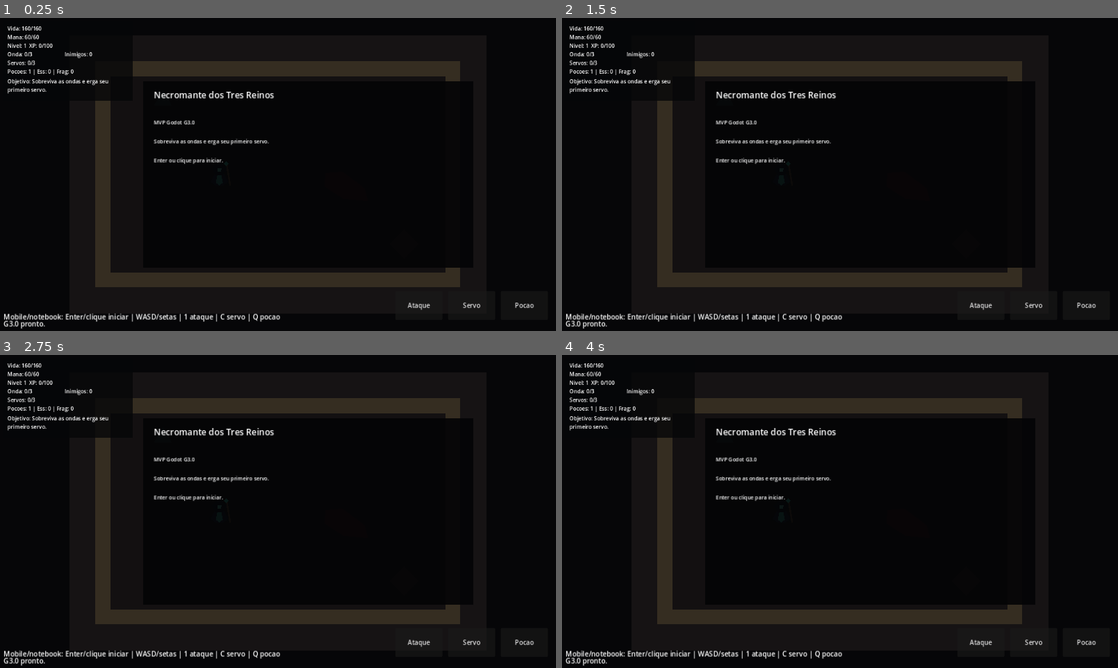
Above: before the commit, frames 1-4 (two rows, left to right).
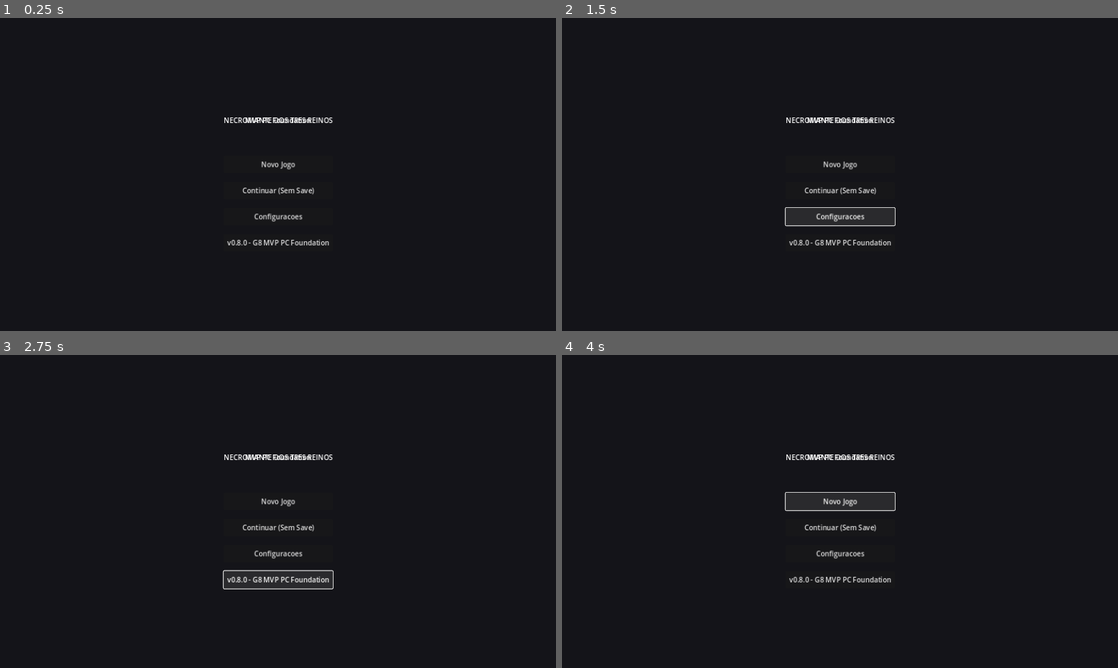
Above: after the commit, the same moments.

Repository: jefbarros/necromante-dos-tres-reinos
Game: Godot game, scene res://scenes/ui/MainMenu.tscn
Two runs of this game, one before a commit and one after it. Both use one fixed random seed, a clock stepped at 60 frames per second and the inputs below. Before the commit the project starts from res://scenes/Main.tscn.
Inputs (mouse positions are in pixels of both pictures, inside the frame that each line leads up to):
- Up to frame 1 (0.25 s): no input
- Up to frame 2 (1.5 s): click (840, 190) at 0.5 s, where only the run after the commit has a clickable "Continuar (Sem Save)"; click (840, 215) at 1.25 s, where only the run after the commit has a clickable "Configuracoes"
- Up to frame 3 (2.75 s): click (278, 580) at 2 s, where only the run after the commit has a clickable "v0.8.0 - G8 MVP PC Foundation"
- Up to frame 4 (4 s): click (840, 502) at 2.75 s, where only the run after the commit has a clickable "Novo Jogo"; click (840, 502) at 3.5 s, where only the run after the commit has a clickable "Novo Jogo"

The runs differ from the first frame. In frame 1, 10% of the frame differs, in the area x 0-96%, y 2-100%; in frame 2, 12%; in frame 3, 11%; in frame 4, 12%.
Error after the commit: Parse Error: Class "SimpleSaveManager" hides an autoload singleton. (res://scripts/save/SimpleSaveManager.gd:2)

Commit message:
feat(godot): add mvp pc foundation flow

Diff:
--- a/godot/project.godot
+++ b/godot/project.godot
@@ -6,8 +6,12 @@
 [application]
 
 config/name="Necromante dos Tres Reinos - Godot G4.0"
-run/main_scene="res://scenes/Main.tscn"
+run/main_scene="res://scenes/ui/MainMenu.tscn"
 config/features=PackedStringArray("4.2")
+
+[autoload]
+
+SimpleSaveManager="*res://scripts/save/SimpleSaveManager.gd"
 
 [display]
 
--- /dev/null
+++ b/godot/scenes/ui/MainMenu.tscn
@@ -0,0 +1,81 @@
+[gd_scene load_steps=2 format=3]
+
+[ext_resource type="Script" path="res://scripts/ui/MainMenu.gd" id="1_main_menu"]
+
+[node name="MainMenu" type="Control"]
+layout_mode = 3
+anchors_preset = 15
+anchor_right = 1.0
+anchor_bottom = 1.0
+grow_horizontal = 2
+grow_vertical = 2
+script = ExtResource("1_main_menu")
+
+[node name="Background" type="ColorRect" parent="."]
+layout_mode = 1
+anchors_preset = 15
+anchor_right = 1.0
+anchor_bottom = 1.0
+color = Color(0.08, 0.08, 0.1, 1)
+
+[node name="VBoxContainer" type="VBoxContainer" parent="."]
+layout_mode = 1
+anchors_preset = 8
+anchor_left = 0.5
+anchor_top = 0.5
+anchor_right = 0.5
+anchor_bottom = 0.5
+offset_left = -120.0
+offset_top = -120.0
+offset_right = 120.0
+offset_bottom = 120.0
+grow_horizontal = 2
+grow_vertical = 2
+theme_override_constants/separation = 20
+
+[node name="MarginContainer" type="MarginContainer" parent="VBoxContainer"]
+layout_mode = 2
+theme_override_constants/margin_top = 40
+
+[node name="TitleLabel" type="Label" parent="VBoxContainer/MarginContainer"]
+layout_mode = 2
+text = "NECROMANTE DOS TRES REINOS"
+horizontal_alignment = 1
+
+[node name="SubtitleLabel" type="Label" parent="VBoxContainer/MarginContainer"]
+layout_mode = 2
+text = "MVP PC Foundation"
+horizontal_alignment = 1
+
+[node name="Spacer" type="Control" parent="VBoxContainer"]
+custom_minimum_size = Vector2(0, 30)
+layout_mode = 2
+
+[node name="NewGameButton" type="Button" parent="VBoxContainer"]
+custom_minimum_size = Vector2(200, 40)
+layout_mode = 2
+text = "Novo Jogo"
+
+[node name="ContinueButton" type="Button" parent="VBoxContainer"]
+custom_minimum_size = Vector2(200, 40)
+layout_mode = 2
+text = "Continuar (Sem Save)"
+
+[node name="SettingsButton" type="Button" parent="VBoxContainer"]
+custom_minimum_size = Vector2(200, 40)
+layout_mode = 2
+text = "Configuracoes"
+
+[node name="QuitButton" type="Button" parent="VBoxContainer"]
+custom_minimum_size = Vector2(200, 40)
+layout_mode = 2
+text = "Sair"</[node name="VersionLabel" type="Label" parent="."]
+layout_mode = 1
+anchors_preset = 2
+anchor_top = 1.0
+anchor_bottom = 1.0
+offset_left = 20.0
+offset_top = -30.0
+offset_right = 200.0
+offset_bottom = -10.0
+text = "v0.8.0 - G8 MVP PC Foundation"
--- /dev/null
+++ b/godot/scenes/ui/PauseMenu.tscn
@@ -0,0 +1,79 @@
+[gd_scene load_steps=2 format=3]
+
+[ext_resource type="Script" path="res://scripts/ui/PauseMenu.gd" id="1_pause_menu"]
+
+[node name="PauseMenu" type="Control"]
+layout_mode = 3
+anchors_preset = 15
+anchor_right = 1.0
+anchor_bottom = 1.0
+grow_horizontal = 2
+grow_vertical = 2
+script = ExtResource("1_pause_menu")
+
+[node name="Background" type="ColorRect" parent="."]
+layout_mode = 1
+anchors_preset = 15
+anchor_right = 1.0
+anchor_bottom = 1.0
+color = Color(0.05, 0.05, 0.08, 0.85)
+
+[node name="VBoxContainer" type="VBoxContainer" parent="."]
+layout_mode = 1
+anchors_preset = 8
+anchor_left = 0.5
+anchor_top = 0.5
+anchor_right = 0.5
+anchor_bottom = 0.5
+offset_left = -100.0
+offset_top = -100.0
+offset_right = 100.0
+offset_bottom = 100.0
+grow_horizontal = 2
+grow_vertical = 2
+theme_override_constants/separation = 15
+
+[node name="MarginContainer" type="MarginContainer" parent="VBoxContainer"]
+layout_mode = 2
+theme_override_constants/margin_top = 30
+
+[node name="TitleLabel" type="Label" parent="VBoxContainer/MarginContainer"]
+layout_mode = 2
+text = "PAUSA"
+horizontal_alignment = 1
+
+[node name="ContinueButton" type="Button" parent="VBoxContainer"]
+custom_minimum_size = Vector2(180, 35)
+layout_mode = 2
+text = "Continuar"
+
+[node name="SaveButton" type="Button" parent="VBoxContainer"]
+custom_minimum_size = Vector2(180, 35)
+layout_mode = 2
+text = "Salvar"
+
+[node name="LoadButton" type="Button" parent="VBoxContainer"]
+custom_minimum_size = Vector2(180, 35)
+layout_mode = 2
+text = "Carregar"
+
+[node name="MenuButton" type="Button" parent="VBoxContainer"]
+custom_minimum_size = Vector2(180, 35)
+layout_mode = 2
+text = "Voltar ao Menu"
+
+[node name="QuitButton" type="Button" parent="VBoxContainer"]
+custom_minimum_size = Vector2(180, 35)
+layout_mode = 2
+text = "Sair"
+
+[node name="HintLabel" type="Label" parent="."]
+layout_mode = 1
+anchors_preset = 2
+anchor_top = 1.0
+anchor_bottom = 1.0
+offset_left = 20.0
+offset_top = -30.0
+offset_right = 250.0
+offset_bottom = -10.0
+text = "Esc para continuar"
--- /dev/null
+++ b/godot/scenes/ui/SettingsMenu.tscn
@@ -0,0 +1,104 @@
+[gd_scene load_steps=2 format=3]
+
+[ext_resource type="Script" path="res://scripts/ui/SettingsMenu.gd" id="1_settings_menu"]
+
+[node name="SettingsMenu" type="Control"]
+layout_mode = 3
+anchors_preset = 15
+anchor_right = 1.0
+anchor_bottom = 1.0
+grow_horizontal = 2
+grow_vertical = 2
+script = ExtResource("1_settings_menu")
+
+[node name="Background" type="ColorRect" parent="."]
+layout_mode = 1
+anchors_preset = 15
+anchor_right = 1.0
+anchor_bottom = 1.0
+color = Color(0.05, 0.05, 0.08, 0.9)
+
+[node name="VBoxContainer" type="VBoxContainer" parent="."]
+layout_mode = 1
+anchors_preset = 8
+anchor_left = 0.5
+anchor_top = 0.5
+anchor_right = 0.5
+anchor_bottom = 0.5
+offset_left = -150.0
+offset_top = -140.0
+offset_right = 150.0
+offset_bottom = 140.0
+grow_horizontal = 2
+grow_vertical = 2
+theme_override_constants/separation = 12
+
+[node name="MarginContainer" type="MarginContainer" parent="VBoxContainer"]
+layout_mode = 2
+theme_override_constants/margin_top = 20
+
+[node name="TitleLabel" type="Label" parent="VBoxContainer/MarginContainer"]
+layout_mode = 2
+text = "CONFIGURACOES"
+horizontal_alignment = 1
+
+[node name="MouseSensitivityLabel" type="Label" parent="VBoxContainer/MarginContainer"]
+layout_mode = 2
+text = "Sensibilidade do Mouse:"
+
+[node name="MouseSensitivitySlider" type="HSlider" parent="VBoxContainer/MarginContainer"]
+custom_minimum_size = Vector2(200, 0)
+layout_mode = 2
+min_value = 0.1
+max_value = 2.0
+step = 0.05
+value = 0.5
+
+[node name="MouseSensitivityValue" type="Label" parent="VBoxContainer/MarginContainer"]
+layout_mode = 2
+text = "0.50"
+horizontal_alignment = 1
+
+[node name="MasterVolumeLabel" type="Label" parent="VBoxContainer/MarginContainer"]
+layout_mode = 2
+text = "Volume Master:"
+
+[node name="MasterVolumeSlider" type="HSlider" parent="VBoxContainer/MarginContainer"]
+custom_minimum_size = Vector2(200, 0)
+layout_mode = 2
+min_value = 0.0
+max_value = 1.0
+step = 0.05
+value = 1.0
+
+[node name="MasterVolumeValue" type="Label" parent="VBoxContainer/MarginContainer"]
+layout_mode = 2
+text = "100%"
+horizontal_alignment = 1
+
+[node name="QualityLabel" type="Label" parent="VBoxContainer/MarginContainer"]
+layout_mode = 2
+text = "Qualidade Visual:"
+
+[node name="QualityOption" type="OptionButton" parent="VBoxContainer/MarginContainer"]
+custom_minimum_size = Vector2(200, 30)
+layout_mode = 2
+item_count = 3
+popup/item_0/text = "Low"
+popup/item_0/id = 0
+popup/item_1/text = "Medium"
+popup/item_1/id = 1
+popup/item_2/text = "High"
+popup/item_2/id = 2
+selected = 1
+
+[node name="FullscreenCheck" type="CheckButton" parent="VBoxContainer/MarginContainer"]
+custom_minimum_size = Vector2(200, 30)
+layout_mode = 2
+button_pressed = false
+text = "Tela Cheia"
+
+[node name="BackButton" type="Button" parent="VBoxContainer"]
+custom_minimum_size = Vector2(200, 35)
+layout_mode = 2
+text = "Voltar"
--- a/godot/scripts/player/PlayerController3D.gd
+++ b/godot/scripts/player/PlayerController3D.gd
@@ -63,9 +63,63 @@
 func _input(event: InputEvent) -> void:
 	if event is InputEventKey and event.pressed and not event.echo and event.keycode == KEY_ESCAPE:
 		if Input.mouse_mode == Input.MOUSE_MODE_CAPTURED:
-			Input.mouse_mode = Input.MOUSE_MODE_VISIBLE
+			# Toggle pause menu instead of just releasing mouse
+			_toggle_pause_menu()
 		else:
 			Input.mouse_mode = Input.MOUSE_MODE_CAPTURED
+			_close_pause_menu_if_open()
+
+
+func _toggle_pause_menu() -> void:
+	# Check if pause menu already exists
+	var existing_pause := get_tree().get_first_node_in_group("pause_menu")
+	if existing_pause != null:
+		# Close existing pause menu
+		existing_pause.queue_free()
+		get_tree().paused = false
+		Input.mouse_mode = Input.MOUSE_MODE_CAPTURED
+		return
+
+	# Open pause menu
+	var pause_scene := load("res://scenes/ui/PauseMenu.tscn")
+	if pause_scene == null:
+		print("PauseMenu.tscn not found")
+		Input.mouse_mode = Input.MOUSE_MODE_VISIBLE
+		return
+
+	get_tree().paused = true
+	Input.mouse_mode = Input.MOUSE_MODE_VISIBLE
+
+	var pause_menu := pause_scene.instantiate()
+	pause_menu.add_to_group("pause_menu")
+	get_tree().current_scene.add_child(pause_menu)
+
+	# Connect signals
+	pause_menu.requested_continue.connect(_on_pause_continue)
+	pause_menu.requested_save.connect(_on_pause_save)
+	pause_menu.requested_load.connect(_on_pause_load)
+
+
+func _close_pause_menu_if_open() -> void:
+	var existing_pause := get_tree().get_first_node_in_group("pause_menu")
+	if existing_pause != null:
+		existing_pause.queue_free()
+		get_tree().paused = false
+
+
+func _on_pause_continue() -> void:
+	get_tree().paused = false
+	Input.mouse_mode = Input.MOUSE_MODE_CAPTURED
+
+
+func _on_pause_save() -> void:
+	print("Save requested from pause menu")
+	# Save is handled by PauseMenu
+
+
+func _on_pause_load() -> void:
+	print("Load requested from pause menu")
+	# Load is handled by PauseMenu
 
 
 func _physics_process(delta: float) -> void:
--- a/godot/scripts/save/SimpleSaveManager.gd
+++ b/godot/scripts/save/SimpleSaveManager.gd
@@ -1,38 +1,134 @@
 extends Node
+class_name SimpleSaveManager
 
 const SAVE_PATH: String = "user://n3r_prototype_save.json"
+const SAVE_VERSION: int = 1
 
-func save_game(data: Dictionary) -> bool:
+func _ready() -> void:
+	add_to_group("save_manager")
+
+
+func save_game(additional_data: Dictionary = {}) -> bool:
+	var data := _create_save_data(additional_data)
+
 	var file = FileAccess.open(SAVE_PATH, FileAccess.WRITE)
 	if file == null:
 		print("Failed to open save file")
 		return false
+
 	file.store_string(to_json(data))
 	file.close()
-	print("Prototype save written")
+	print("Prototype save written, version: %d" % SAVE_VERSION)
 	return true
+
 
 func load_game() -> Dictionary:
 	if not has_save():
 		return {}
+
 	var file = FileAccess.open(SAVE_PATH, FileAccess.READ)
 	if file == null:
 		return {}
+
 	var content := file.get_as_text()
 	file.close()
+
 	var parse := JSON.parse_string(content)
 	if parse.error != OK:
 		print("Failed to parse save data: %s" % parse.error_string)
 		return {}
+
 	if typeof(parse.result) != TYPE_DICTIONARY:
 		return {}
-	print("Prototype save loaded")
-	return parse.result
+
+	var data: Dictionary = parse.result
+
+	# Validate minimum required fields
+	if not _validate_save_data(data):
+		print("Save data incomplete or corrupted, returning empty")
+		return {}
+
+	print("Prototype save loaded, version: %d" % data.get("save_version", 0))
+	return data
+
 
 func has_save() -> bool:
-	return FileAccess.file_exists(SAVE_PATH)
+	if not FileAccess.file_exists(SAVE_PATH):
+		return false
+
+	# Quick validation - try to load and check version
+	var test_data := load_game()
+	return test_data.get("save_version", 0) >= 1
+
 
 func clear_save() -> void:
 	if has_save():
 		FileAccess.remove(SAVE_PATH)
 		print("Prototype save cleared")
+
+
+func _create_save_data(additional_data: Dictionary = {}) -> Dictionary:
+	var data := {
+		"save_version": SAVE_VERSION,
+		"timestamp": Time.get_unix_time_from_system(),
+		"last_scene": _get_current_scene_path(),
+		"player_level": 1,
+		"player_xp": 0,
+		"current_essence": 50,
+		"max_essence": 100,
+		"total_loot_collected": 0,
+		"main_quest_state": 0,
+		"vertical_slice_completed": false,
+		"boss_ravan_defeated": false,
+		"crypt_veyrfall_cleared": false
+	}
+
+	# Get player data if available
+	var player := get_tree().get_first_node_in_group("player")
+	if player != null:
+		var essence := player.get_node_or_null("EssenceComponent")
+		if essence != null:
+			data["current_essence"] = essence.get("current_essence")
+			data["max_essence"] = essence.get("max_essence")
+
+		var xp := player.get_node_or_null("ExperienceComponent")
+		if xp != null:
+			data["player_level"] = xp.get("current_level")
+			data["player_xp"] = xp.get("current_xp")
+
+		if player.has("loot_collected_count"):
+			data["total_loot_collected"] = player.get("loot_collected_count")
+
+	# Get quest state
+	var quest_mgr := get_tree().get_first_node_in_group("quest_manager")
+	if quest_mgr != null:
+		if quest_mgr.has("current_state"):
+			data["main_quest_state"] = quest_mgr.get("current_state")
+
+	# Merge additional data
+	for key in additional_data:
+		data[key] = additional_data[key]
+
+	return data
+
+
+func _validate_save_data(data: Dictionary) -> bool:
+	# Minimum required fields for valid save
+	var required_fields := ["save_version", "timestamp"]
+
+	for field in required_fields:
+		if not data.has(field):
+			return false
+
+	return true
+
+
+func _get_current_scene_path() -> String:
+	var scene := get_tree().current_scene
+	if scene != null:
+		return scene.scene_file_path
+	return ""
+
+
+func get_fallback_scene() -> String:
+	return "res://scenes/hub/Hub_VeyrholdOutskirts.tscn"
--- /dev/null
+++ b/godot/scripts/ui/MainMenu.gd
@@ -0,0 +1,73 @@
+extends Control
+class_name MainMenu
+
+const HUB_SCENE := preload("res://scenes/hub/Hub_VeyrholdOutskirts.tscn")
+const SAVE_MANAGER_PATH := "user://n3r_prototype_save.json"
+
+@onready var _new_game_button: Button = $VBoxContainer/MarginContainer/VBoxContainer/NewGameButton
+@onready var _continue_button: Button = $VBoxContainer/MarginContainer/VBoxContainer/ContinueButton
+@onready var _settings_button: Button = $VBoxContainer/MarginContainer/VBoxContainer/SettingsButton
+@onready var _quit_button: Button = $VBoxContainer/MarginContainer/VBoxContainer/QuitButton
+
+var _settings_menu: Control = null
+
+
+func _ready() -> void:
+	_new_game_button.pressed.connect(_on_new_game_pressed)
+	_continue_button.pressed.connect(_on_continue_pressed)
+	_settings_button.pressed.connect(_on_settings_pressed)
+	_quit_button.pressed.connect(_on_quit_pressed)
+
+	_update_continue_button_state()
+
+
+func _update_continue_button_state() -> void:
+	var has_save := FileAccess.file_exists(SAVE_MANAGER_PATH)
+	_continue_button.disabled = not has_save
+	if has_save:
+		_continue_button.text = "Continuar"
+	else:
+		_continue_button.text = "Continuar (Sem Save)"
+
+
+func _on_new_game_pressed() -> void:
+	# Clear existing save for fresh start
+	if FileAccess.file_exists(SAVE_MANAGER_PATH):
+		FileAccess.remove(SAVE_MANAGER_PATH)
+
+	_load_hub()
+
+
+func _on_continue_pressed() -> void:
+	# Just load hub - save loading will be handled by hub's resume logic
+	_load_hub()
+
+
+func _load_hub() -> void:
+	get_tree().change_scene_to_packed(HUB_SCENE)
+
+
+func _on_settings_pressed() -> void:
+	_open_settings_menu()
+
+
+func _open_settings_menu() -> void:
+	if _settings_menu == null:
+		var settings_scene := load("res://scenes/ui/SettingsMenu.tscn")
+		if settings_scene == null:
+			print("SettingsMenu.tscn not found, skipping settings")
+			return
+		_settings_menu = settings_scene.instantiate()
+
+	add_child(_settings_menu)
+	_settings_menu.closed.connect(_on_settings_closed)
+
+
+func _on_settings_closed() -> void:
+	if _settings_menu != null and is_instance_valid(_settings_menu):
+		_settings_menu.queue_free()
+		_settings_menu = null
+
+
+func _on_quit_pressed() -> void:
+	get_tree().quit()
--- /dev/null
+++ b/godot/scripts/ui/PauseMenu.gd
@@ -0,0 +1,135 @@
+extends Control
+class_name PauseMenu
+
+const MAIN_MENU_SCENE := preload("res://scenes/ui/MainMenu.tscn")
+
+signal requested_continue
+signal requested_save
+signal requested_load
+signal requested_quit_to_menu
+signal requested_quit_to_desktop
+
+@onready var _continue_button: Button = $VBoxContainer/MarginContainer/VBoxContainer/ContinueButton
+@onready var _save_button: Button = $VBoxContainer/MarginContainer/VBoxContainer/SaveButton
+@onready var _load_button: Button = $VBoxContainer/MarginContainer/VBoxContainer/LoadButton
+@onready var _menu_button: Button = $VBoxContainer/MarginContainer/VBoxContainer/MenuButton
+@onready var _quit_button: Button = $VBoxContainer/MarginContainer/VBoxContainer/QuitButton
+
+var _save_manager: Node = null
+
+
+func _ready() -> void:
+	# Find save manager in the scene
+	_save_manager = get_tree().get_first_node_in_group("save_manager")
+	if _save_manager == null:
+		# Try to find it by class name
+		_save_manager = get_tree().get_first_node_in_group("save_manager")
+
+	_continue_button.pressed.connect(_on_continue_pressed)
+	_save_button.pressed.connect(_on_save_pressed)
+	_load_button.pressed.connect(_on_load_pressed)
+	_menu_button.pressed.connect(_on_menu_pressed)
+	_quit_button.pressed.connect(_on_quit_pressed)
+
+
+func _input(event: InputEvent) -> void:
+	if event is InputEventKey and event.pressed and event.keycode == KEY_ESCAPE:
+		_on_continue_pressed()
+
+
+func _on_continue_pressed() -> void:
+	emit_signal("requested_continue")
+	queue_free()
+	get_tree().paused = false
+
+
+func _on_save_pressed() -> void:
+	if _save_manager != null and _save_manager.has_method("save_game"):
+		# Collect current game state
+		var game_state := _collect_game_state()
+		var result := _save_manager.call("save_game", game_state)
+		if result:
+			print("Game saved successfully")
+		else:
+			print("Failed to save game")
+	else:
+		print("Save manager not found")
+
+
+func _on_load_pressed() -> void:
+	# Load the game
+	if _save_manager != null and _save_manager.has_method("load_game"):
+		var save_data := _save_manager.call("load_game")
+		if save_data.size() > 0:
+			_apply_game_state(save_data)
+			print("Game loaded successfully")
+		else:
+			print("No save data found to load")
+
+	emit_signal("requested_load")
+	queue_free()
+	get_tree().paused = false
+
+
+func _on_menu_pressed() -> void:
+	get_tree().paused = false
+	get_tree().change_scene_to_packed(MAIN_MENU_SCENE)
+
+
+func _on_quit_pressed() -> void:
+	get_tree().quit()
+
+
+func _collect_game_state() -> Dictionary:
+	var state := {}
+
+	# Get player data
+	var player := get_tree().get_first_node_in_group("player")
+	if player != null:
+		state["player_position"] = {
+			"x": player.position.x,
+			"y": player.position.y,
+			"z": player.position.z
+		}
+
+		var health := player.get_node_or_null("HealthComponent")
+		if health != null:
+			state["player_health"] = health.get("current_health")
+
+		var essence := player.get_node_or_null("EssenceComponent")
+		if essence != null:
+			state["player_essence"] = essence.get("current_essence")
+
+		var xp := player.get_node_or_null("ExperienceComponent")
+		if xp != null:
+			state["player_level"] = xp.get("current_level")
+			state["player_xp"] = xp.get("current_xp")
+
+	# Get current scene
+	var current_scene := get_tree().current_scene
+	if current_scene != null:
+		state["last_scene"] = current_scene.scene_file_path
+
+	# Get quest state
+	var quest_mgr := get_tree().get_first_node_in_group("quest_manager")
+	if quest_mgr != null:
+		state["quest_state"] = quest_mgr.get("current_state") if quest_mgr.has("current_state") else 0
+		state["quest_objective"] = quest_mgr.get("current_objective") if quest_mgr.has("current_objective") else ""
+
+	# Get dungeon state
+	var dungeon_mgr := get_tree().get_first_node_in_group("dungeon_manager")
+	if dungeon_mgr != null:
+		state["dungeon_cleared"] = dungeon_mgr.get("is_cleared") if dungeon_mgr.has("is_cleared") else false
+
+	# Get boss state
+	var boss := get_tree().get_first_node_in_group("boss_ravan")
+	if boss != null:
+		state["boss_ravan_defeated"] = boss.get("is_defeated") if boss.has("is_defeated") else false
+
+	return state
+
+
+func _apply_game_state(state: Dictionary) -> void:
+	# For MVP, we just log what was loaded
+	print("Applying game state: ", state)
+	# In a full implementation, this would restore player position, health, etc.
--- /dev/null
+++ b/godot/scripts/ui/SettingsMenu.gd
@@ -0,0 +1,122 @@
+extends Control
+class_name SettingsMenu
+
+signal closed
+
+const SETTINGS_PATH := "user://n3r_settings.json"
+
+@onready var _mouse_sensitivity_slider: HSlider = $VBoxContainer/MarginContainer/VBoxContainer/MouseSensitivitySlider
+@onready var _mouse_sensitivity_value: Label = $VBoxContainer/MarginContainer/VBoxContainer/MouseSensitivityValue
+@onready var _master_volume_slider: HSlider = $VBoxContainer/MarginContainer/VBoxContainer/MasterVolumeSlider
+@onready var _master_volume_value: Label = $VBoxContainer/MarginContainer/VBoxContainer/MasterVolumeValue
+@onready var _quality_option: OptionButton = $VBoxContainer/MarginContainer/VBoxContainer/QualityOption
+@onready var _fullscreen_check: CheckButton = $VBoxContainer/MarginContainer/VBoxContainer/FullscreenCheck
+@onready var _back_button: Button = $VBoxContainer/MarginContainer/VBoxContainer/BackButton
+
+var _settings: Dictionary = {
+	"mouse_sensitivity": 0.5,
+	"master_volume": 1.0,
+	"quality": 1,  # 0=low, 1=medium, 2=high
+	"fullscreen": false
+}
+
+
+func _ready() -> void:
+	_load_settings()
+	_apply_settings_to_ui()
+
+	_mouse_sensitivity_slider.value_changed.connect(_on_sensitivity_changed)
+	_master_volume_slider.value_changed.connect(_on_volume_changed)
+	_quality_option.item_selected.connect(_on_quality_selected)
+	_fullscreen_check.toggled.connect(_on_fullscreen_toggled)
+	_back_button.pressed.connect(_on_back_pressed)
+
+
+func _load_settings() -> void:
+	if not FileAccess.file_exists(SETTINGS_PATH):
+		return
+
+	var file := FileAccess.open(SETTINGS_PATH, FileAccess.READ)
+	if file == null:
+		return
+
+	var content := file.get_as_text()
+	file.close()
+
+	var parse := JSON.parse_string(content)
+	if parse.error != OK or typeof(parse.result) != TYPE_DICTIONARY:
+		return
+
+	_settings = parse.result
+
+
+func _save_settings() -> void:
+	var file := FileAccess.open(SETTINGS_PATH, FileAccess.WRITE)
+	if file == null:
+		print("Failed to save settings")
+		return
+
+	file.store_string(to_json(_settings))
+	file.close()
+	print("Settings saved")
+
+
+func _apply_settings_to_ui() -> void:
+	_mouse_sensitivity_slider.value = _settings.get("mouse_sensitivity", 0.5)
+	_master_volume_slider.value = _settings.get("master_volume", 1.0)
+	_quality_option.selected = _settings.get("quality", 1)
+	_fullscreen_check.button_pressed = _settings.get("fullscreen", false)
+
+	_update_labels()
+
+
+func _update_labels() -> void:
+	_mouse_sensitivity_value.text = "%.2f" % _settings.get("mouse_sensitivity", 0.5)
+	_master_volume_value.text = "%d%%" % int(_settings.get("master_volume", 1.0) * 100)
+
+
+func _on_sensitivity_changed(value: float) -> void:
+	_settings["mouse_sensitivity"] = value
+	_update_labels()
+	_save_settings()
+
+
+func _on_volume_changed(value: float) -> void:
+	_settings["master_volume"] = value
+	_update_labels()
+	_save_settings()
+	AudioServer.set_bus_volume_db(
+		AudioServer.get_bus_index("Master"),
+		linear_to_db(value)
+	)
+
+
+func _on_quality_selected(index: int) -> void:
+	_settings["quality"] = index
+	_save_settings()
+	_apply_quality_preset(index)
+
+
+func _apply_quality_preset(index: int) -> void:
+	match index:
+		0:  # Low
+			RenderingServer.set_default_clear_color(Color(0.05, 0.05, 0.08))
+		1:  # Medium
+			RenderingServer.set_default_clear_color(Color(0.08, 0.08, 0.1))
+		2:  # High
+			RenderingServer.set_default_clear_color(Color(0.1, 0.1, 0.12))
+
+
+func _on_fullscreen_toggled(toggled_on: bool) -> void:
+	_settings["fullscreen"] = toggled_on
+	_save_settings()
+
+	if toggled_on:
+		DisplayServer.window_set_mode(DisplayServer.WINDOW_MODE_FULLSCREEN)
+	else:
+		DisplayServer.window_set_mode(DisplayServer.WINDOW_MODE_WINDOWED)
+
+
+func _on_back_pressed() -> void:
+	emit_signal("closed")
+	queue_free()
Not shown, added: CHANGELOG.md
Not shown, changed: PROJECT_STATUS.md
Not shown, added: TODO_G8.md
Not shown, added: docs/godot/BUILD_WINDOWS.md
Not shown, added: docs/tests/QA_G8_MVP_PC_FOUNDATION.md
